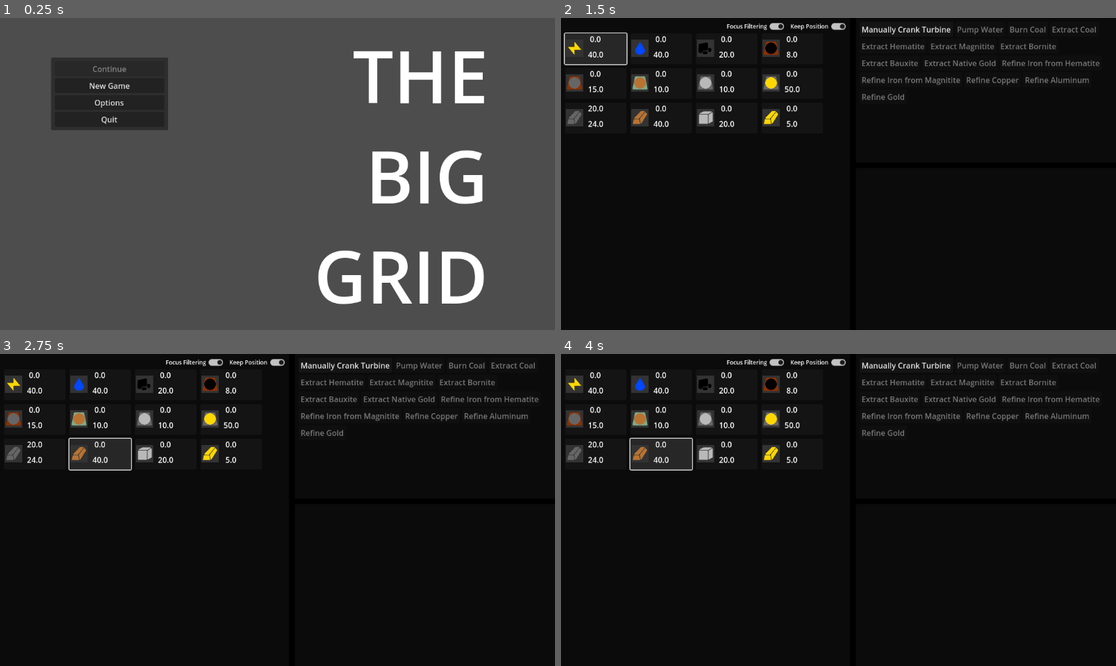
Above: before the commit, frames 1-4 (two rows, left to right).
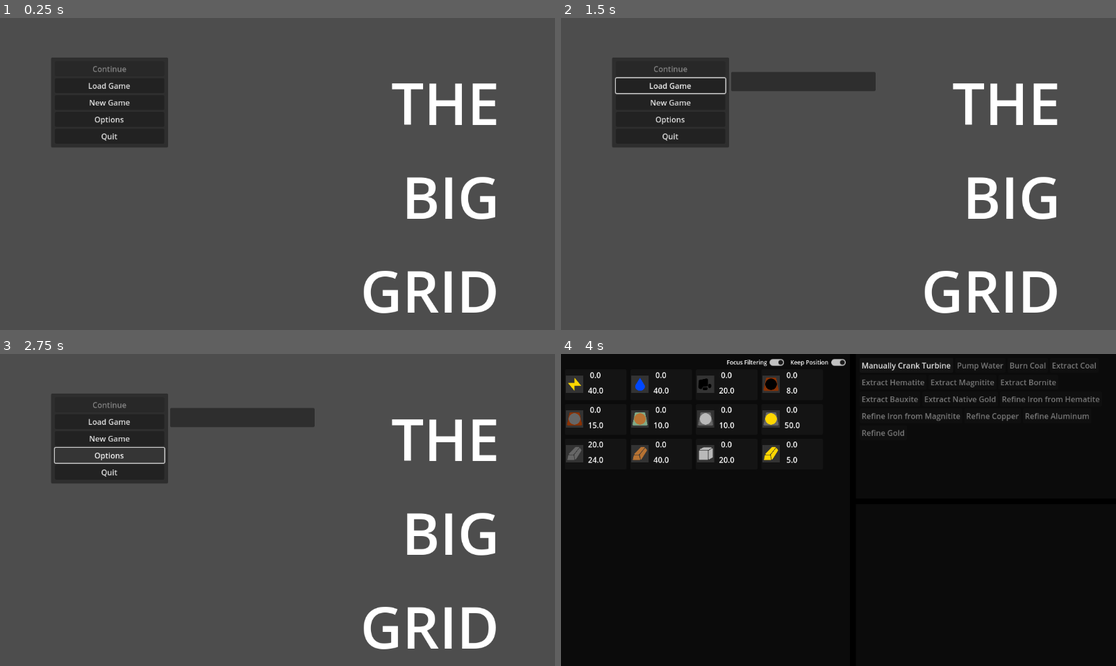
Above: after the commit, the same moments.

Repository: Carth501/The-Big-Grid
Game: Godot game, scene res://scenes/MainMenu.tscn
Two runs of this game, one before a commit and one after it. Both use one fixed random seed, a clock stepped at 60 frames per second and the inputs below. Before the commit the project starts from res://scenes/main_menu.tscn.
Inputs (mouse positions are in pixels of both pictures, inside the frame that each line leads up to):
- Up to frame 1 (0.25 s): no input
- Up to frame 2 (1.5 s): click (672, 86) at 0.5 s, where only the run after the commit has a clickable "Load Game"; click (594, 49) at 1.25 s, where only the run before the commit has a clickable "[center]0.0[/center]"
- Up to frame 3 (2.75 s): click (111, 453) at 2 s, where only the run after the commit has a clickable "Options"
- Up to frame 4 (4 s): click (594, 453) at 2.75 s, where only the run before the commit has a clickable "[center]20.0[/center]"; click (672, 438) at 3.5 s, where only the run after the commit has a clickable "New Game"

The runs differ from the first frame. In frame 1, 8.9% of the frame differs, in the area x 9-90%, y 10-95%; in frame 2, 95%; in frame 3, 96%, in the area x 0-100%, y 0-100%; in frame 4, 0.2%.

Commit message:
load game selection panel

Diff:
--- a/project.godot
+++ b/project.godot
@@ -11,7 +11,7 @@
 [application]
 
 config/name="The Big Grid"
-run/main_scene="res://scenes/main_menu.tscn"
+run/main_scene="res://scenes/MainMenu.tscn"
 config/features=PackedStringArray("4.2", "Forward Plus")
 config/icon="res://icon.svg"
 
@@ -46,3 +46,8 @@
 "events": [Object(InputEventKey,"resource_local_to_scene":false,"resource_name":"","device":-1,"window_id":0,"alt_pressed":false,"shift_pressed":false,"ctrl_pressed":false,"meta_pressed":false,"pressed":false,"keycode":0,"physical_keycode":32,"key_label":0,"unicode":32,"echo":false,"script":null)
 ]
 }
+save={
+"deadzone": 0.5,
+"events": [Object(InputEventKey,"resource_local_to_scene":false,"resource_name":"","device":-1,"window_id":0,"alt_pressed":false,"shift_pressed":false,"ctrl_pressed":true,"meta_pressed":false,"pressed":false,"keycode":0,"physical_keycode":83,"key_label":0,"unicode":0,"echo":false,"script":null)
+]
+}
--- /dev/null
+++ b/scenes/MainMenu.tscn
@@ -0,0 +1,108 @@
+[gd_scene load_steps=2 format=3 uid="uid://d1a6y8skg7kii"]
+
+[ext_resource type="Script" path="res://scripts/main_menu.gd" id="1_1qd6f"]
+
+[node name="MainMenu" type="Control" node_paths=PackedStringArray("continue_button", "load_panel", "load_buttons_container")]
+layout_mode = 3
+anchors_preset = 15
+anchor_right = 1.0
+anchor_bottom = 1.0
+grow_horizontal = 2
+grow_vertical = 2
+script = ExtResource("1_1qd6f")
+continue_button = NodePath("Links/MarginContainer/VBoxContainer/ContinueButton")
+load_panel = NodePath("LoadGameSelection")
+load_buttons_container = NodePath("LoadGameSelection/MarginContainer/VBoxContainer")
+
+[node name="VFlowContainer" type="VFlowContainer" parent="."]
+layout_mode = 1
+anchors_preset = -1
+anchor_left = 0.9
+anchor_right = 0.9
+anchor_bottom = 1.0
+offset_left = -289.0
+grow_horizontal = 0
+grow_vertical = 2
+theme_override_constants/h_separation = 30
+theme_override_constants/v_separation = 30
+alignment = 2
+
+[node name="THE" type="Label" parent="VFlowContainer"]
+layout_mode = 2
+theme_override_font_sizes/font_size = 120
+text = "THE"
+horizontal_alignment = 2
+
+[node name="BIG" type="Label" parent="VFlowContainer"]
+layout_mode = 2
+theme_override_font_sizes/font_size = 120
+text = "BIG"
+horizontal_alignment = 2
+
+[node name="GRID" type="Label" parent="VFlowContainer"]
+layout_mode = 2
+theme_override_font_sizes/font_size = 120
+text = "GRID"
+horizontal_alignment = 2
+
+[node name="Links" type="PanelContainer" parent="."]
+layout_mode = 0
+offset_left = 106.0
+offset_top = 82.0
+offset_right = 349.0
+offset_bottom = 253.0
+
+[node name="MarginContainer" type="MarginContainer" parent="Links"]
+layout_mode = 2
+theme_override_constants/margin_left = 8
+theme_override_constants/margin_top = 8
+theme_override_constants/margin_right = 8
+theme_override_constants/margin_bottom = 8
+
+[node name="VBoxContainer" type="VBoxContainer" parent="Links/MarginContainer"]
+layout_mode = 2
+
+[node name="ContinueButton" type="Button" parent="Links/MarginContainer/VBoxContainer"]
+layout_mode = 2
+text = "Continue"
+
+[node name="LoadGameButton" type="Button" parent="Links/MarginContainer/VBoxContainer"]
+layout_mode = 2
+text = "Load Game"
+
+[node name="NewGameButton" type="Button" parent="Links/MarginContainer/VBoxContainer"]
+layout_mode = 2
+text = "New Game"
+
+[node name="OptionsButton" type="Button" parent="Links/MarginContainer/VBoxContainer"]
+layout_mode = 2
+text = "Options"
+
+[node name="Quit" type="Button" parent="Links/MarginContainer/VBoxContainer"]
+layout_mode = 2
+text = "Quit
+"
+
+[node name="LoadGameSelection" type="PanelContainer" parent="."]
+visible = false
+custom_minimum_size = Vector2(300, 0)
+layout_mode = 0
+offset_left = 353.0
+offset_top = 112.0
+offset_right = 653.0
+offset_bottom = 152.0
+
+[node name="MarginContainer" type="MarginContainer" parent="LoadGameSelection"]
+layout_mode = 2
+theme_override_constants/margin_left = 8
+theme_override_constants/margin_top = 8
+theme_override_constants/margin_right = 8
+theme_override_constants/margin_bottom = 8
+
+[node name="VBoxContainer" type="VBoxContainer" parent="LoadGameSelection/MarginContainer"]
+layout_mode = 2
+
+[connection signal="pressed" from="Links/MarginContainer/VBoxContainer/ContinueButton" to="." method="continue_game"]
+[connection signal="pressed" from="Links/MarginContainer/VBoxContainer/LoadGameButton" to="." method="toggle_load_panel"]
+[connection signal="pressed" from="Links/MarginContainer/VBoxContainer/NewGameButton" to="." method="new_game"]
+[connection signal="pressed" from="Links/MarginContainer/VBoxContainer/Quit" to="." method="quit"]
--- a/scenes/main_menu.tscn
+++ /dev/null
@@ -1,65 +0,0 @@
-[gd_scene load_steps=2 format=3 uid="uid://d1a6y8skg7kii"]
-
-[ext_resource type="Script" path="res://scripts/main_menu.gd" id="1_wcbpo"]
-
-[node name="MainMenu" type="Control" node_paths=PackedStringArray("continue_button")]
-layout_mode = 3
-anchors_preset = 15
-anchor_right = 1.0
-anchor_bottom = 1.0
-grow_horizontal = 2
-grow_vertical = 2
-script = ExtResource("1_wcbpo")
-continue_button = NodePath("Links/VBoxContainer/ContinueButton")
-
-[node name="Links" type="Panel" parent="."]
-layout_mode = 0
-offset_left = 106.0
-offset_top = 82.0
-offset_right = 349.0
-offset_bottom = 233.0
-
-[node name="VBoxContainer" type="VBoxContainer" parent="Links"]
-layout_mode = 1
-anchors_preset = -1
-anchor_right = 1.0
-anchor_bottom = 1.0
-offset_left = 8.0
-offset_top = 8.0
-offset_right = -8.0
-offset_bottom = -8.0
-grow_horizontal = 2
-grow_vertical = 2
-
-[node name="ContinueButton" type="Button" parent="Links/VBoxContainer"]
-layout_mode = 2
-text = "Continue"
-
-[node name="NewGameButton" type="Button" parent="Links/VBoxContainer"]
-layout_mode = 2
-text = "New Game"
-
-[node name="OptionsButton" type="Button" parent="Links/VBoxContainer"]
-layout_mode = 2
-text = "Options"
-
-[node name="Quit" type="Button" parent="Links/VBoxContainer"]
-layout_mode = 2
-text = "Quit
-"
-
-[node name="The" type="Label" parent="."]
-layout_mode = 0
-offset_left = 652.0
-offset_top = 16.0
-offset_right = 1013.0
-offset_bottom = 637.0
-theme_override_font_sizes/font_size = 150
-text = "THE
-BIG
-GRID"
-horizontal_alignment = 2
-
-[connection signal="pressed" from="Links/VBoxContainer/ContinueButton" to="." method="load_game"]
-[connection signal="pressed" from="Links/VBoxContainer/NewGameButton" to="." method="new_game"]
-[connection signal="pressed" from="Links/VBoxContainer/Quit" to="." method="quit"]
--- /dev/null
+++ b/scripts/display/LoadGameButton.gd
@@ -0,0 +1,15 @@
+class_name Load_Game_Button extends Button
+
+signal select_save(String)
+
+var file_name : String
+
+func _ready():
+	pressed.connect(select)
+
+func set_file_name(new_name : String):
+	text = new_name
+	file_name = new_name
+
+func select():
+	select_save.emit(file_name)
--- a/scripts/main_menu.gd
+++ b/scripts/main_menu.gd
@@ -1,16 +1,34 @@
 extends Control
 
 @export var continue_button : Button
+@export var load_panel : PanelContainer
+@export var load_buttons_container : VBoxContainer
 
 func _ready():
-	var saves = Save_Handler_Single.get_save_names()
+	var saves = Save_Handler_Single.get_save_metadata()
 	if(saves == null || saves.size() == 0):
 		continue_button.disabled = true
+	else:
+		continue_button.disabled = false
+		for save in saves:
+			var save_selection = Load_Game_Button.new()
+			save_selection.set_file_name(save["file_name"])
+			load_buttons_container.add_child(save_selection)
+			save_selection.select_save.connect(load_game)
 
-func load_game():
+func continue_game():
+	Save_Handler_Single.prepare_recent_save()
+	get_tree().change_scene_to_file("res://scenes/Game.tscn")
+
+func toggle_load_panel():
+	load_panel.visible = !load_panel.visible
+
+func load_game(file_name : String):
+	Save_Handler_Single.prepare_save(file_name)
 	get_tree().change_scene_to_file("res://scenes/Game.tscn")
 
 func new_game():
+	#Save_Handler_Single.clear_save()
 	get_tree().change_scene_to_file("res://scenes/Game.tscn")
 
 func quit():
--- a/scripts/singletons/SaveHandler.gd
+++ b/scripts/singletons/SaveHandler.gd
@@ -1,7 +1,7 @@
 class_name Save_Handler extends Node
 
 var active_save : Dictionary
-var save_file_names : Array[String] = []
+var save_file_metadata : Array = []
 var save_folder = "user://saves/"
 
 func _ready():
@@ -12,44 +12,49 @@
 	if dir:
 		dir.list_dir_begin()
 		var file_name = dir.get_next()
-
 		while file_name != "":
 			if !dir.current_is_dir():
-				if(check_file_is_save(file_name)):
-					save_file_names.append(file_name)
+				var save_file = get_save(file_name)
+				if(save_file != null):
+					save_file_metadata.append({
+						"file_name": file_name,
+						"save_time": save_file.save_time
+					})
 			file_name = dir.get_next()
 	else:
-		print("An error occurred when trying to access the path.")
+		push_error("An error occurred when trying to access the path.")
 
-func check_file_is_save(save_file_name : String) -> bool:
+func get_save_metadata() -> Array:
+	return save_file_metadata
+
+func prepare_save(save_file_name : String):
+	active_save = get_save(save_file_name)
+
+func prepare_recent_save():
+	if(save_file_metadata.size() > 0):
+		var recent_save
+		for save in save_file_metadata:
+			var this_time = save["save_time"]
+			if(recent_save == null || recent_save["save_time"] < this_time):
+				recent_save = save
+		prepare_save(recent_save["file_name"])
+
+func get_save(save_file_name : String):
 	var path = save_folder + save_file_name
+
 	if FileAccess.file_exists(path):
 		var dataFile = FileAccess.open(path, FileAccess.READ)
-		var parsedResult = JSON.parse_string(dataFile.get_as_text())
-
+		var parsedResult = dataFile.get_var()
 		if parsedResult is Dictionary:
-			return true
-	return false
-
-func get_save_names() -> Array[String]:
-	return save_file_names
-
-func load_save(save_file_name : String):
-	var path = save_folder + save_file_name
-	if FileAccess.file_exists(path):
-		var dataFile = FileAccess.open(path, FileAccess.READ)
-		var parsedResult = JSON.parse_string(dataFile.get_as_text())
-
-		if parsedResult is Dictionary:
-			active_save = parsedResult
+			return parsedResult
 		else:
-			push_error("error reading the translation file")
+			push_error("error reading the save file")
 	else:
-		push_error("translation file does not exist")
+		push_error("file does not exist")
 
 func write_save(data : Dictionary):
 	active_save = data
 	var path = save_folder + active_save.file_name
 	var data_file = FileAccess.open(path, FileAccess.WRITE)
-	data_file.store_var(active_save)
+	data_file.store_var(data)
 	data_file.close()
